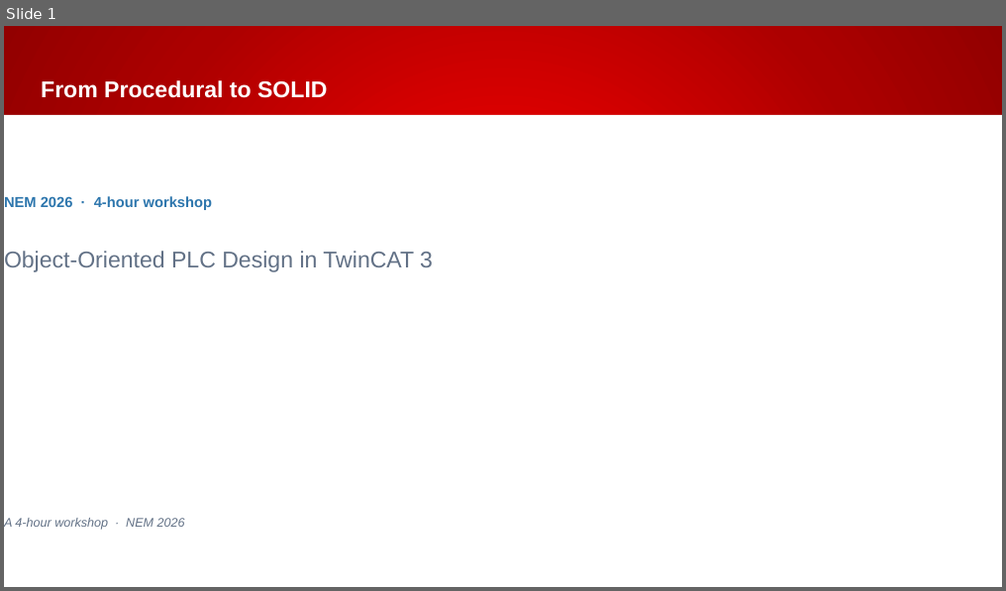
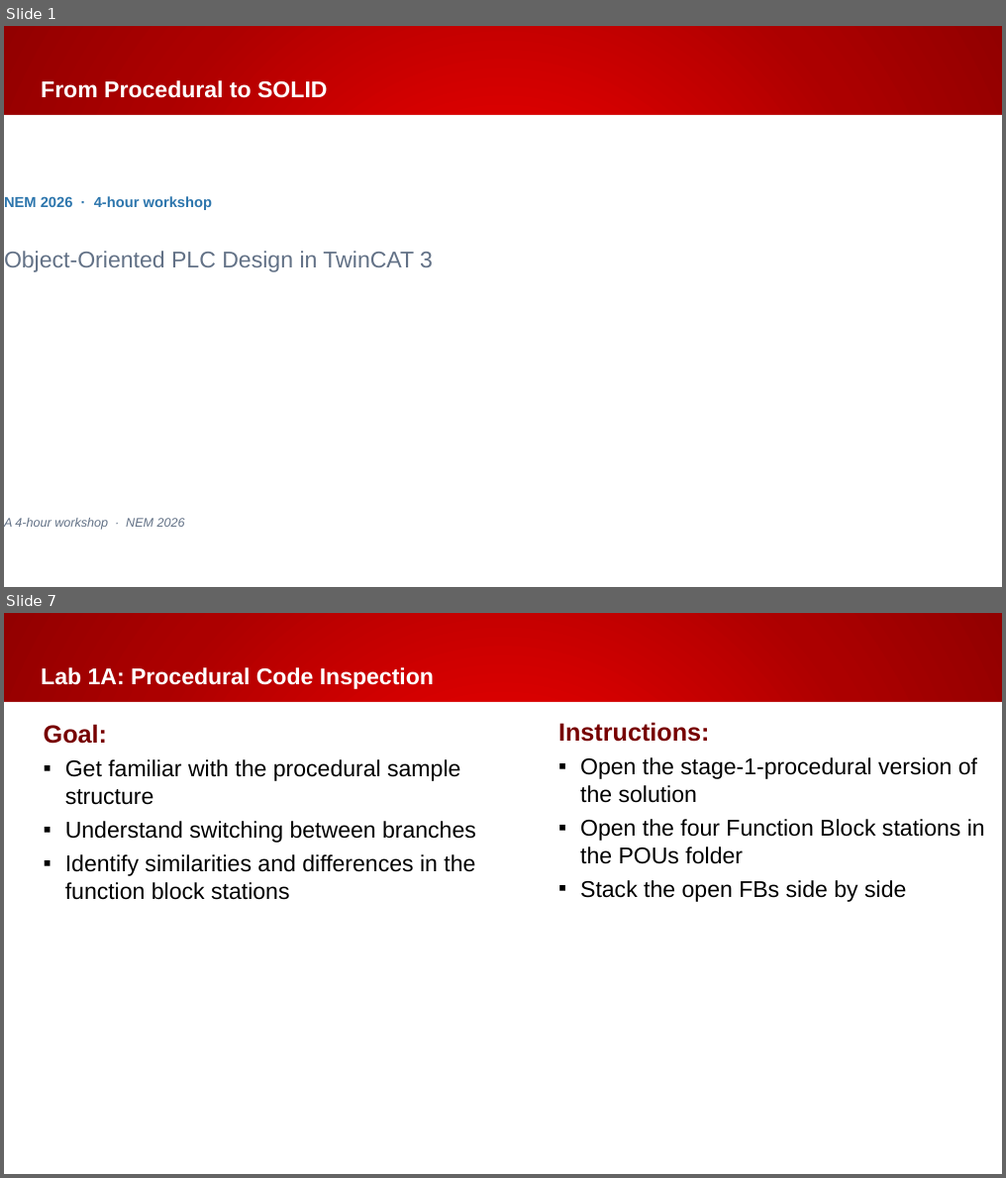
Before and after one commit to Beckhoff-USA-Community/Procedural_To_SOLID, a slide deck: presentation/NEM2026_workshop.pptx. Shown one above the other, each under a label of ours: slide 1 before the commit, slides 1 and 7 after it; the slides between them are not shown. The pictures are 1006x591 and 1006x1178 pixels, drawn with LibreOffice and Linux fonts; fonts in the diff are those of the drawing; background and template pictures are left out. Boxes give left, top, right and bottom in pixels: in the first picture for what was removed or moved away, otherwise in the second. Text is boxed around its words. In the diff, an @@ line names an element or a change of style, - is before the commit and + after.

```diff
--- a/presentation/NEM2026_workshop.pptx
+++ b/presentation/NEM2026_workshop.pptx
@@ slide 7 added at (x1=4, y1=613, x2=1002, y2=1174), background gradient #EF0000 to #AC0000 to #920000; not listed: 1 template element that a slide beside it also shows @@
@@ title added at (x1=41, y1=667, x2=434, y2=689), 22 pt, text #FFFFFF, bold @@
+Lab 1A: Procedural Code Inspection
@@ text added at (x1=44, y1=724, x2=476, y2=900), 22 pt, text #000000 @@
+Goal:
+▪ Get familiar with the procedural sample structure
+▪ Understand switching between branches
+▪ Identify similarities and differences in the function block stations
@@ text added at (x1=558, y1=722, x2=985, y2=902), 22 pt, text #000000 @@
+Instructions:
+▪ Open the stage-1-procedural version of the solution
+▪ Open the four Function Block stations in the POUs folder
+▪ Stack the open FBs side by side
```
Also in this commit, not shown: 22 slides changed, 14 other slides added, 1 slide removed.
